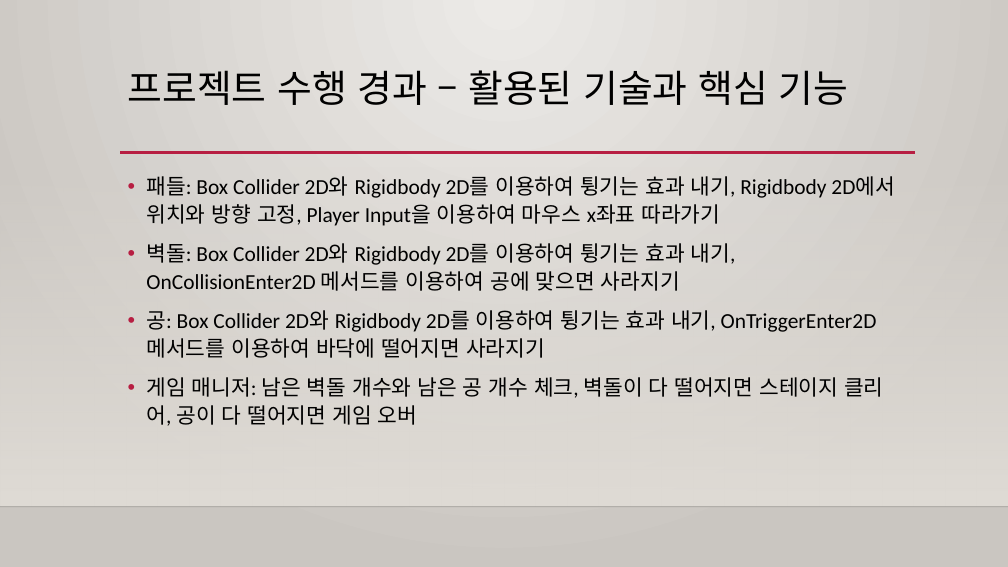
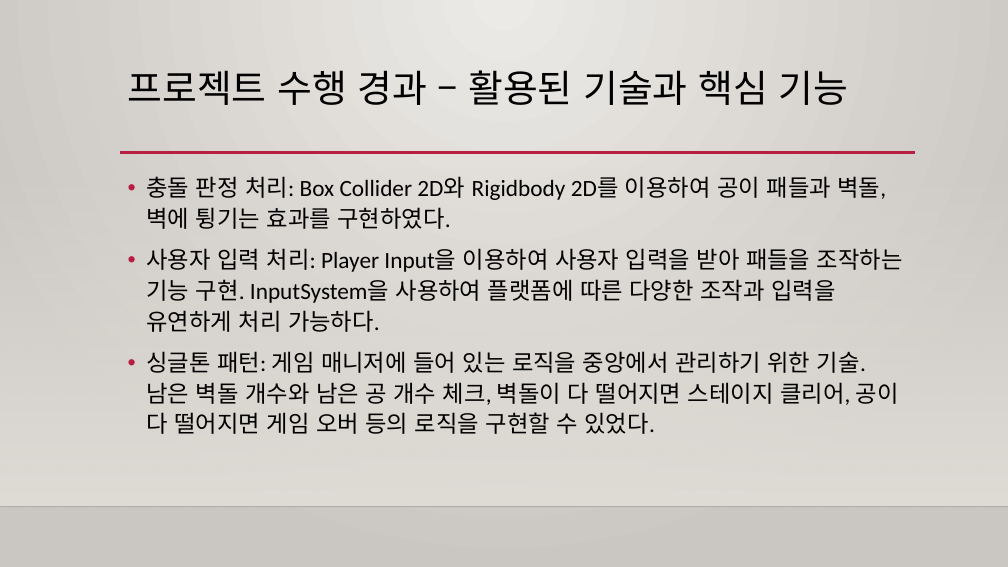
Before and after one commit to Bin2y/Break-Out, a slide deck: slide 6 of 결과보고서_B11팀(벽돌깨기).pptx. Drawn at 1008x567 pixels with LibreOffice and Linux fonts; fonts in the diff are those of the drawing; background and template pictures are left out. Boxes give left, top, right and bottom in pixels: in the first picture for what was removed or moved away, otherwise in the second. Text is boxed around its words. In the diff, an @@ line names an element or a change of style, - is before the commit and + after.

```diff
--- a/결과보고서_B11팀(벽돌깨기).pptx
+++ b/결과보고서_B11팀(벽돌깨기).pptx
@@ text at (146, 176, 903, 434): text changed; size 20.4 to 22.2 pt @@
-• 패들: Box Collider 2D와 Rigidbody 2D를 이용하여 튕기는 효과 내기, Rigidbody 2D에서 위치와 방향 고정, Player Input을 이용하여 마우스 x좌표 따라가기
-• 벽돌: Box Collider 2D와 Rigidbody 2D를 이용하여 튕기는 효과 내기, OnCollisionEnter2D 메서드를 이용하여 공에 맞으면 사라지기
-• 공: Box Collider 2D와 Rigidbody 2D를 이용하여 튕기는 효과 내기, OnTriggerEnter2D 메서드를 이용하여 바닥에 떨어지면 사라지기
-• 게임 매니저: 남은 벽돌 개수와 남은 공 개수 체크, 벽돌이 다 떨어지면 스테이지 클리어, 공이 다 떨어지면 게임 오버
+• 충돌 판정 처리: Box Collider 2D와 Rigidbody 2D를 이용하여 공이 패들과 벽돌, 벽에 튕기는 효과를 구현하였다.
+• 사용자 입력 처리: Player Input을 이용하여 사용자 입력을 받아 패들을 조작하는 기능 구현. InputSystem을 사용하여 플랫폼에 따른 다양한 조작과 입력을 유연하게 처리 가능하다.
+• 싱글톤 패턴: 게임 매니저에 들어 있는 로직을 중앙에서 관리하기 위한 기술. 남은 벽돌 개수와 남은 공 개수 체크, 벽돌이 다 떨어지면 스테이지 클리어, 공이 다 떨어지면 게임 오버 등의 로직을 구현할 수 있었다.
```
Also in this commit, not shown: 6 other slides changed, 4 slides added.
